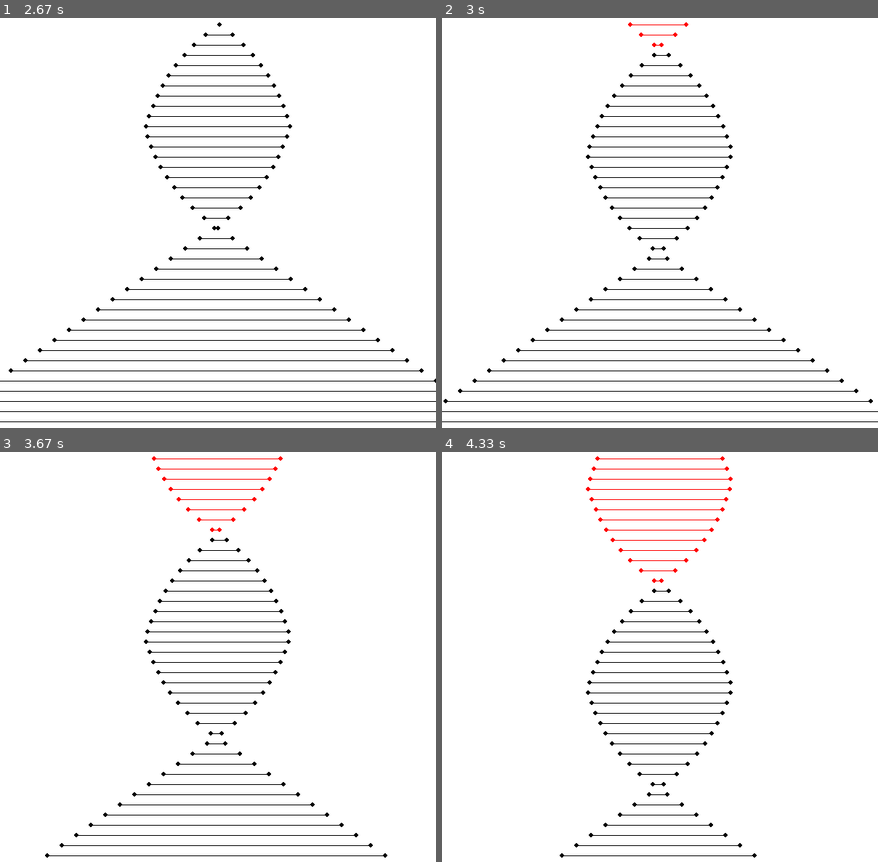
Above: before the commit, frames 1-4 (two rows, left to right).
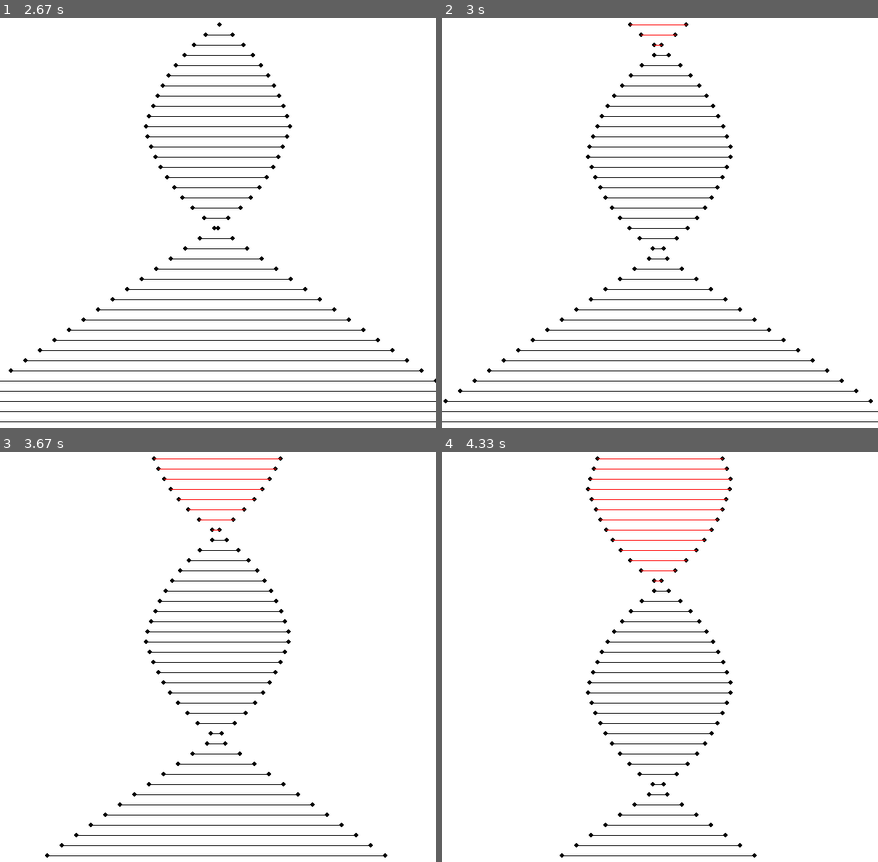
Above: after the commit, the same moments.

Repository: Jaleksi/Pygame
Game: pygame game, started from dnaemt.py
Two runs of this game, one before a commit and one after it. Both use one fixed random seed, a clock stepped at 60 frames per second and the inputs below.
Inputs:
- Up to frame 1 (2.67 s): no input
- Up to frame 2 (3 s): no input
- Up to frame 3 (3.67 s): no input
- Up to frame 4 (4.33 s): no input

Frame 1 is identical in both runs. In frame 2, less than 0.1% of the frame differs, in the area x 42-57%, y 1-8%; in frame 3, 0.1%; in frame 4, 0.2%, in the area x 33-67%, y 1-32%.

Commit message:
dnaemt.py

Diff:
--- a/dnaemt.py
+++ b/dnaemt.py
@@ -20,8 +20,8 @@
     def piirto(self):
         self.pos = [int(self.x), int(self.y)]
         self.pos2 = [int(300+self.vali), int(self.y)]
-        pygame.draw.circle(display, self.color, self.pos, 3, 0)
-        pygame.draw.circle(display, self.color, self.pos2, 3, 0)
+        pygame.draw.circle(display, (0,0,0), self.pos, 3, 0)
+        pygame.draw.circle(display, (0,0,0), self.pos2, 3, 0)
         pygame.draw.line(display, self.color, self.pos, self.pos2, 1)
 
     def varivaihto(self):
